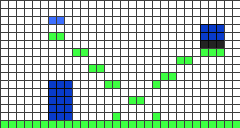
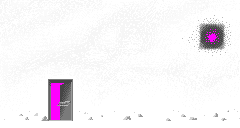
Two versions of the same layered image (240x128). Layer-by-layer changes:
hid "grille" over [0, 0, 240, 128]
hid "dessin trait", opacity 100% → 12%, painted on it over [48, 24, 224, 121]
painted on "couleur" over [0, 0, 240, 121]
